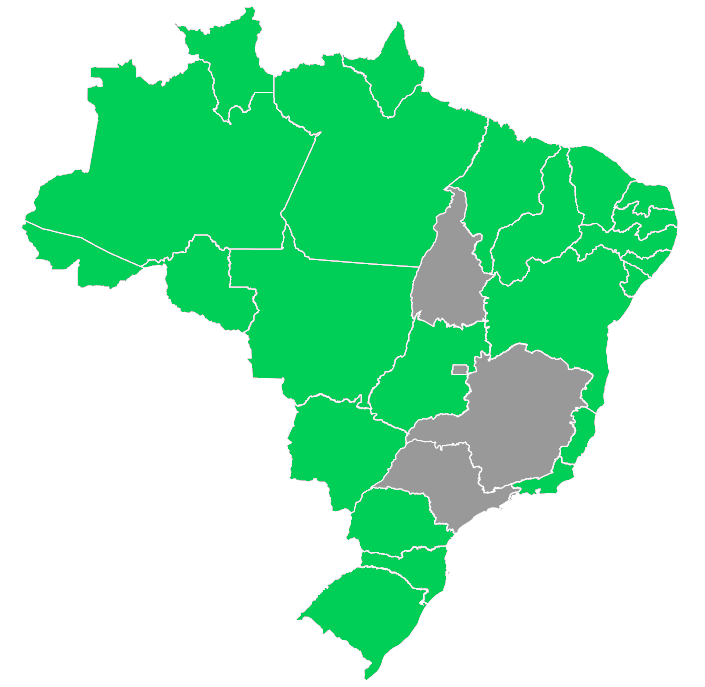
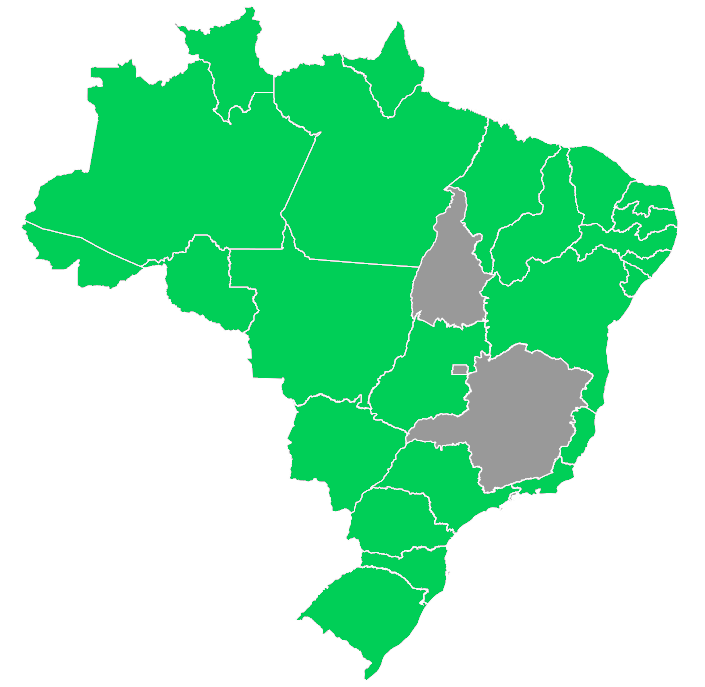
Two versions of the same layered image (705 × 687). Layer-by-layer changes:
painted on "brasilzao.svg" over [left=374, top=440, right=519, bottom=532]
